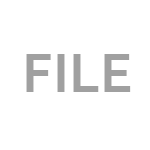
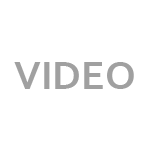
The second 150×150 image is a revision of the first. Changes to its layers:
added layer "VIDEO" above "unknown" over [14, 62, 134, 89]
hid "unknown" over [26, 54, 131, 92]
